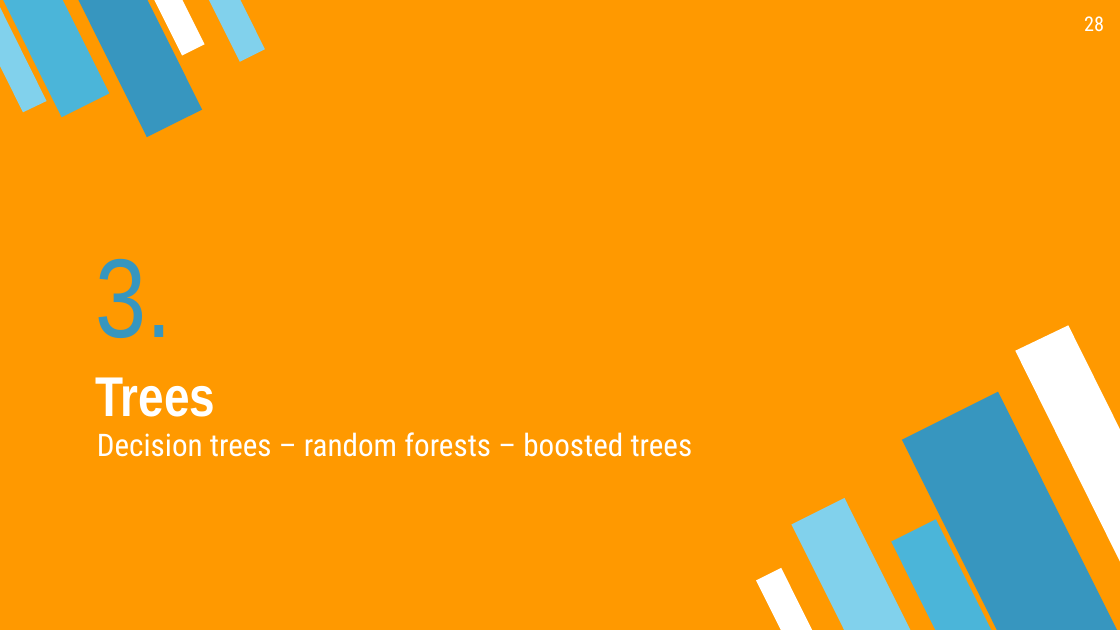
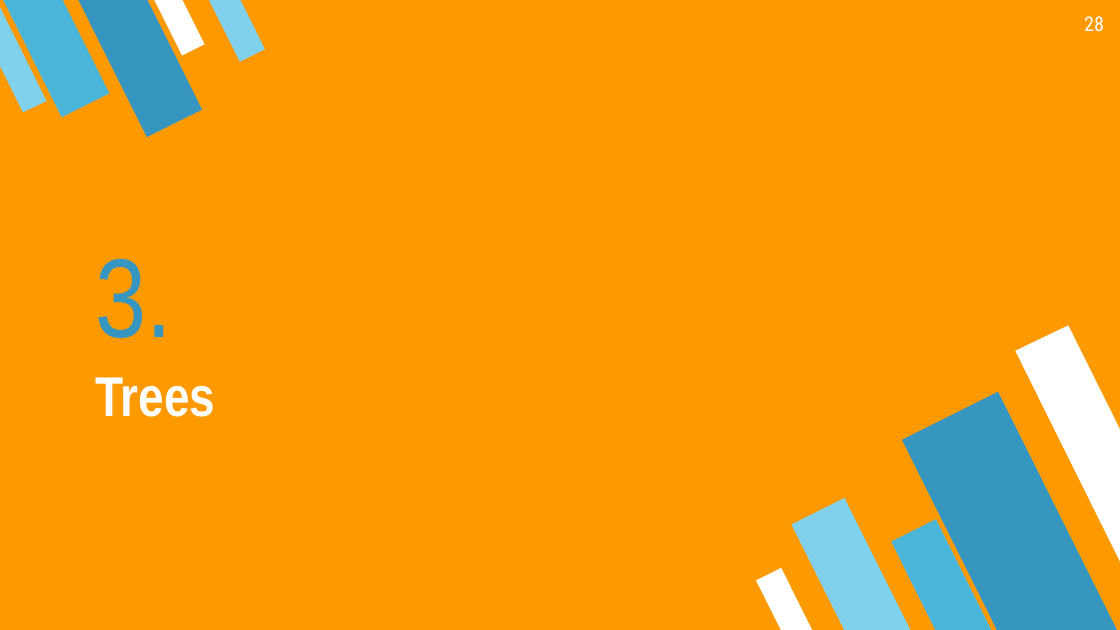
Before and after one commit to mayer79/ml_lecture, a slide deck: slide 28 of slides/DRAFT.pptx. Drawn at 1120x630 pixels with LibreOffice and Linux fonts; fonts in the diff are those of the drawing. Boxes give left, top, right and bottom in pixels: in the first picture for what was removed or moved away, otherwise in the second. Text is boxed around its words. In the diff, an @@ line names an element or a change of style, - is before the commit and + after.

```diff
--- a/slides/DRAFT.pptx
+++ b/slides/DRAFT.pptx
@@ text removed at bbox=[97, 432, 693, 457] @@
-Decision trees – random forests – boosted trees
```
Also in this commit, not shown: 2 other slides changed, 13 slides added, 3 other files.
